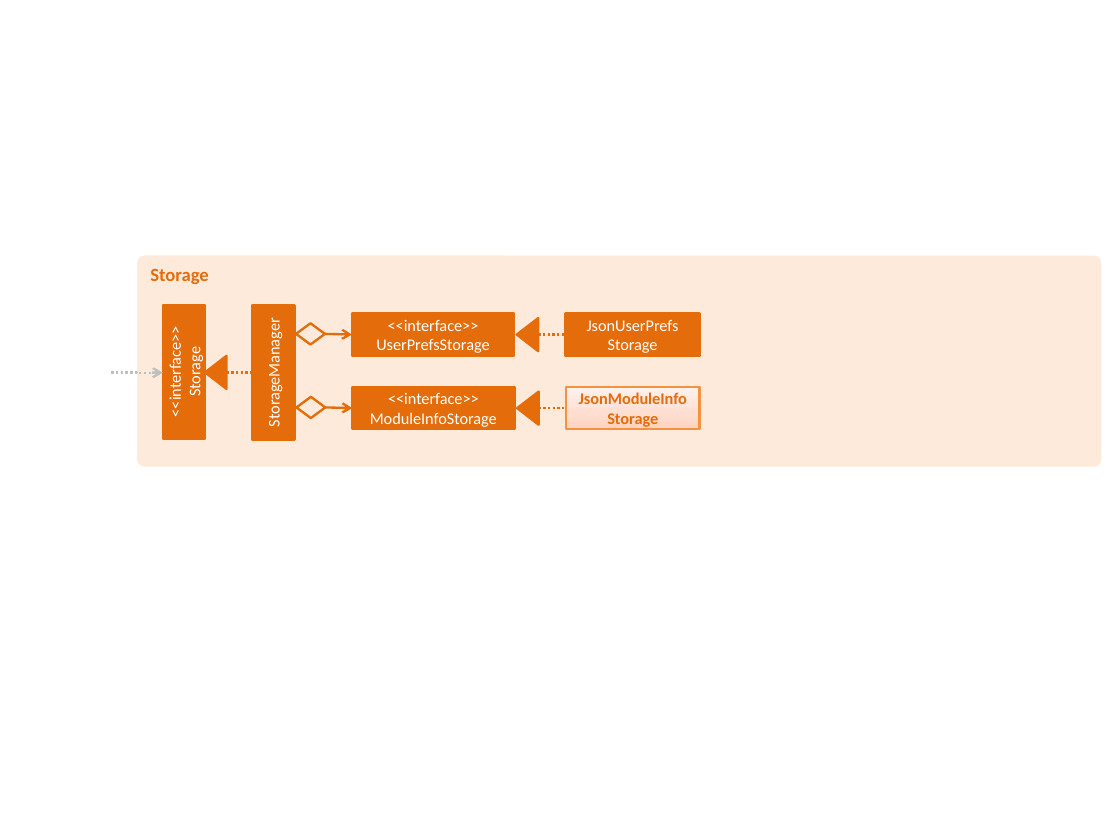
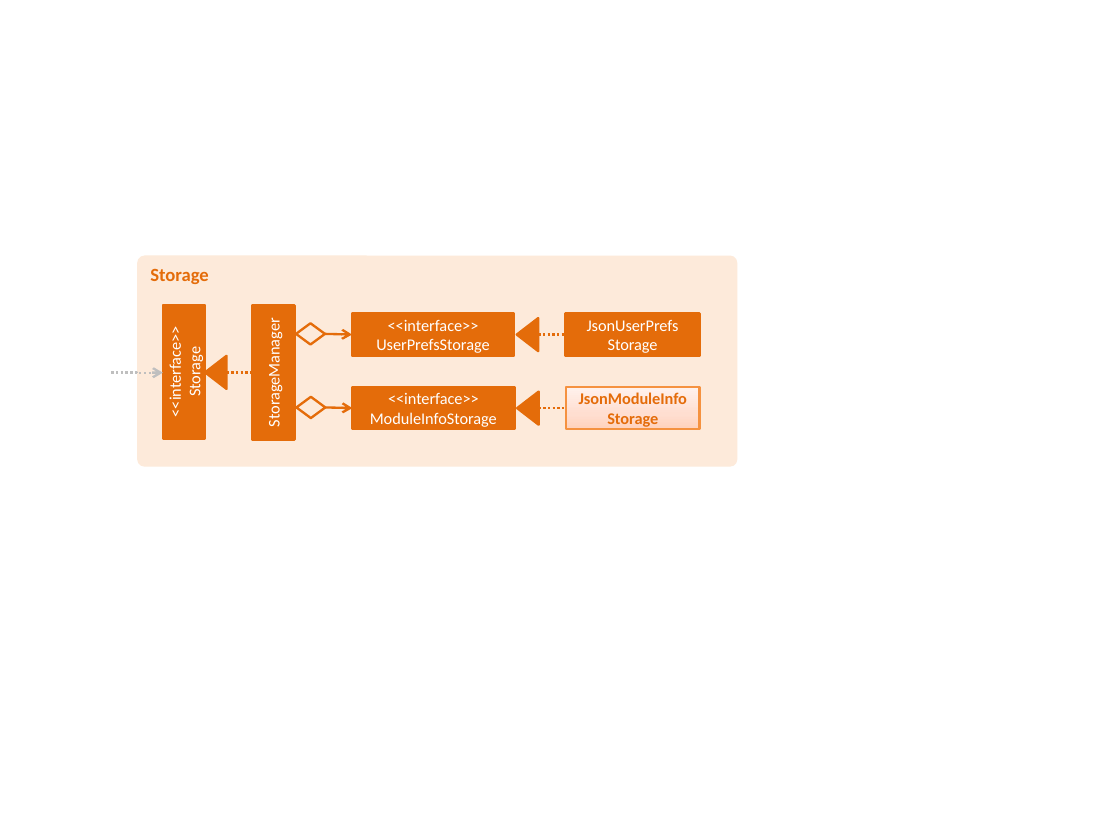
Before and after one commit to CS2103-AY1819S1-T16-4/main, a slide deck: slide 1 of docs/diagrams/StorageComponentClassDiagram.pptx. Drawn at 1120x840 pixels with LibreOffice and Linux fonts; fonts in the diff are those of the drawing. Boxes give left, top, right and bottom in pixels: in the first picture for what was removed or moved away, otherwise in the second. Text is boxed around its words. In the diff, an @@ line names an element or a change of style, - is before the commit and + after.

Commit message:
Update .pptx

```diff
--- a/docs/diagrams/StorageComponentClassDiagram.pptx
+++ b/docs/diagrams/StorageComponentClassDiagram.pptx
@@ rounded rectangle "Storage": place and size @@
-rounded rectangle "Storage" at (137,255,1101,466)
+rounded rectangle "Storage" at (137,255,737,466)
```
